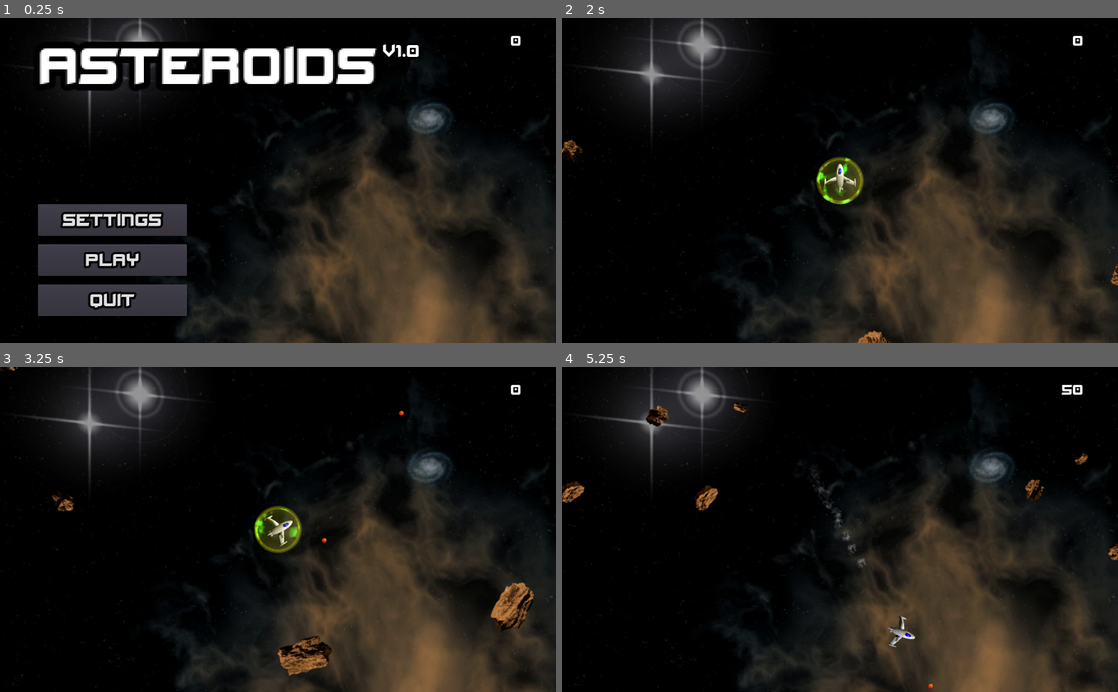
Above: before the commit, frames 1-4 (two rows, left to right).
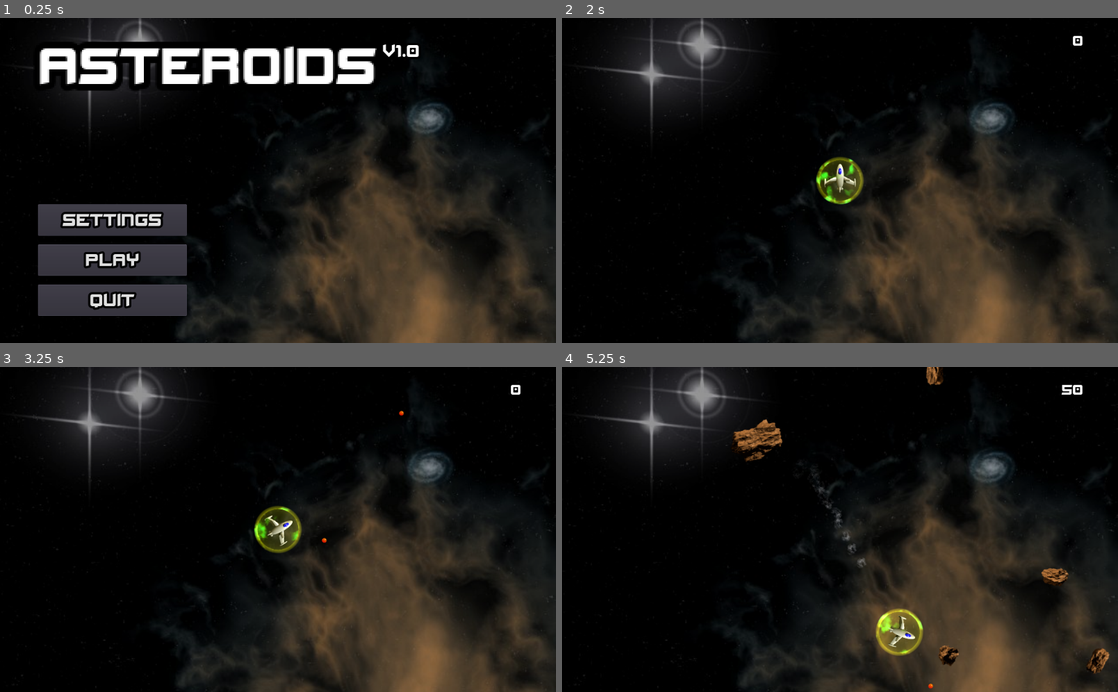
Above: after the commit, the same moments.

Repository: odahoda/asteroids
Game: Godot game, scene res://game.tscn
Same seed, same stepped clock (60 frames per second), same inputs: the game is played once before the commit and once after it.
Inputs:
- Up to frame 1 (0.25 s): no input
- Up to frame 2 (2 s): click "Settings" at 0.5 s; click "Play" at 1.25 s
- Up to frame 3 (3.25 s): tap Enter (ui_accept) at 2, 2.27, 3.02 s; hold Right (ui_right) 2.03-2.78 s; hold Left (ui_left) from 2.78 s (still down)
- Up to frame 4 (5.25 s): release Left (ui_left) at 3.53 s; hold Right (ui_right) 3.53-4.28 s; hold Up (ui_up) 4.28-5.03 s; tap Enter (ui_accept) at 4.52 s; hold Left (ui_left) from 5.03 s (still down)

The runs differ from the first frame. In frame 1, less than 0.1% of the frame differs, in the area x 91-94%, y 5-9%; in frame 2, 0.6%; in frame 3, 1.7%; in frame 4, 3.0%, in the area x 0-100%, y 0-95%.

Commit message:
Dynamically instantiate main_menu and level objects.

Diff:
--- a/game.gd
+++ b/game.gd
@@ -1,46 +1,44 @@
 extends Node2D
 
-var game_state = 'menu'
-var next_state = null
-onready var main_menu = $HUD/main_menu
-onready var level = $level
-onready var animations = $animations
+var level_scene = preload("res://level.tscn")
+var level = null
+var main_menu_scene = preload("res://main_menu.tscn")
+var main_menu = null
 
 func _ready() -> void:
 	randomize()
-	main_menu.connect('quit_pressed', self, 'quit_game')
-	main_menu.connect('play_pressed', self, 'start_level')
-	level.connect('finished', self, 'level_finished')
-	animations.connect('animation_finished', self, 'animation_finished')
-
 	set_state('menu')
 
 func set_state(state: String) -> void:
-	game_state = state
 	if state == 'menu':
-		main_menu.visible = true
-		level.visible = false
+		main_menu = main_menu_scene.instance()
+		main_menu.connect('quit_pressed', self, 'quit_game')
+		main_menu.connect('play_pressed', self, 'start_level')
+		add_child(main_menu)
+
 	elif state == 'play':
-		main_menu.visible = false
-		level.visible = true
+		main_menu.queue_free()
+		main_menu = null
+
+		level = level_scene.instance()
+		level.connect('finished', self, 'level_finished')
+		add_child(level)
+
 	elif state == 'quit':
-		main_menu.visible = false
-		level.visible = false
+		main_menu.queue_free()
+		main_menu = null
 		get_tree().quit()
+
 	else:
 		print("huh?")
 
-func animation_finished(anim) -> void:
-	animations.seek(0, true)
-	set_state(next_state)
-
 func quit_game() -> void:
-	next_state = 'quit'
-	animations.play('menu_out')
+	main_menu.fade_out(self, 'set_state', ['quit'])
 
 func start_level() -> void:
-	next_state = 'play'
-	animations.play('menu_out')
+	main_menu.fade_out(self, 'set_state', ['play'])
 
 func level_finished() -> void:
+	level.queue_free()
+	level = null
 	set_state('menu')
--- a/game.tscn
+++ b/game.tscn
@@ -1,25 +1,7 @@
-[gd_scene load_steps=6 format=2]
+[gd_scene load_steps=3 format=2]
 
 [ext_resource path="res://game.gd" type="Script" id=1]
-[ext_resource path="res://level.tscn" type="PackedScene" id=2]
 [ext_resource path="res://assets/background.jpeg" type="Texture" id=3]
-[ext_resource path="res://main_menu.tscn" type="PackedScene" id=5]
-
-[sub_resource type="Animation" id=1]
-resource_name = "menu_out"
-length = 0.5
-tracks/0/type = "value"
-tracks/0/path = NodePath("HUD/main_menu:modulate")
-tracks/0/interp = 1
-tracks/0/loop_wrap = true
-tracks/0/imported = false
-tracks/0/enabled = true
-tracks/0/keys = {
-"times": PoolRealArray( 0, 0.5 ),
-"transitions": PoolRealArray( 1, 1 ),
-"update": 0,
-"values": [ Color( 1, 1, 1, 1 ), Color( 1, 1, 1, 0 ) ]
-}
 
 [node name="Node2D" type="Node2D"]
 script = ExtResource( 1 )
@@ -30,13 +12,3 @@
 scale = Vector2( 1.6125, 1.6125 )
 texture = ExtResource( 3 )
 centered = false
-
-[node name="animations" type="AnimationPlayer" parent="."]
-anims/menu_out = SubResource( 1 )
-
-[node name="HUD" type="CanvasLayer" parent="."]
-
-[node name="main_menu" parent="HUD" instance=ExtResource( 5 )]
-
-[node name="level" parent="." instance=ExtResource( 2 )]
-visible = false
--- a/main_menu.gd
+++ b/main_menu.gd
@@ -1,13 +1,17 @@
-extends Control
+extends CanvasLayer
 
 signal quit_pressed
 signal settings_pressed
 signal play_pressed
+onready var quit_button = $controls/buttons/quit
+onready var play_button = $controls/buttons/play
+onready var settings_button = $controls/buttons/settings
 
 func _ready() -> void:
-	$buttons/quit.connect('button_up', self, '__quit_pressed')
-	$buttons/play.connect('button_up', self, '__play_pressed')
-	$buttons/settings.connect('button_up', self, '__settings_pressed')
+	quit_button.connect('button_up', self, '__quit_pressed')
+	play_button.connect('button_up', self, '__play_pressed')
+	settings_button.connect('button_up', self, '__settings_pressed')
+	$animations.play('fade_in')
 
 func __quit_pressed() -> void:
 	emit_signal('quit_pressed')
@@ -17,3 +21,10 @@
 
 func __settings_pressed() -> void:
 	emit_signal('settings_pressed')
+
+func fade_out(cb_obj, cb_func, cb_args=[]) -> void:
+	$animations.play('fade_out')
+	$animations.connect('animation_finished', self, '__fade_out_finished', [cb_obj, cb_func, cb_args], CONNECT_ONESHOT)
+
+func __fade_out_finished(_anim, cb_obj, cb_func, cb_args) -> void:
+	cb_obj.callv(cb_func, cb_args)
--- a/main_menu.tscn
+++ b/main_menu.tscn
@@ -1,29 +1,64 @@
-[gd_scene load_steps=8 format=2]
+[gd_scene load_steps=10 format=2]
 
 [ext_resource path="res://gui_theme.tres" type="Theme" id=1]
 [ext_resource path="res://credits.gd" type="Script" id=2]
 [ext_resource path="res://assets/stellarkombat.ttf" type="DynamicFontData" id=3]
 [ext_resource path="res://main_menu.gd" type="Script" id=4]
 
+[sub_resource type="CanvasItemMaterial" id=1]
+
 [sub_resource type="CanvasItemMaterial" id=2]
 
-[sub_resource type="CanvasItemMaterial" id=3]
-
-[sub_resource type="DynamicFont" id=1]
+[sub_resource type="DynamicFont" id=3]
 outline_size = 1
 outline_color = Color( 0, 0, 0, 1 )
 font_data = ExtResource( 3 )
 
-[node name="main_menu" type="Control"]
+[sub_resource type="Animation" id=5]
+resource_name = "fade_in"
+length = 0.25
+step = 0.05
+tracks/0/type = "value"
+tracks/0/path = NodePath("controls:modulate")
+tracks/0/interp = 1
+tracks/0/loop_wrap = true
+tracks/0/imported = false
+tracks/0/enabled = true
+tracks/0/keys = {
+"times": PoolRealArray( 0, 0.25 ),
+"transitions": PoolRealArray( 1, 1 ),
+"update": 0,
+"values": [ Color( 1, 1, 1, 0 ), Color( 1, 1, 1, 1 ) ]
+}
+
+[sub_resource type="Animation" id=4]
+resource_name = "fade_out"
+length = 0.5
+tracks/0/type = "value"
+tracks/0/path = NodePath("controls:modulate")
+tracks/0/interp = 1
+tracks/0/loop_wrap = true
+tracks/0/imported = false
+tracks/0/enabled = true
+tracks/0/keys = {
+"times": PoolRealArray( 0, 0.5 ),
+"transitions": PoolRealArray( 1, 1 ),
+"update": 0,
+"values": [ Color( 1, 1, 1, 1 ), Color( 1, 1, 1, 0 ) ]
+}
+
+[node name="main_menu" type="CanvasLayer"]
+script = ExtResource( 4 )
+
+[node name="controls" type="Control" parent="."]
 anchor_right = 1.0
 anchor_bottom = 1.0
 theme = ExtResource( 1 )
-script = ExtResource( 4 )
 __meta__ = {
 "_edit_use_anchors_": false
 }
 
-[node name="buttons" type="VBoxContainer" parent="."]
+[node name="buttons" type="VBoxContainer" parent="controls"]
 anchor_top = 1.0
 anchor_bottom = 1.0
 margin_left = 70.0
@@ -35,27 +70,27 @@
 "_edit_use_anchors_": false
 }
 
-[node name="settings" type="Button" parent="buttons"]
+[node name="settings" type="Button" parent="controls/buttons"]
 margin_right = 274.0
 margin_bottom = 58.0
 size_flags_vertical = 3
 text = "Settings"
 
-[node name="play" type="Button" parent="buttons"]
+[node name="play" type="Button" parent="controls/buttons"]
 margin_top = 74.0
 margin_right = 274.0
 margin_bottom = 132.0
 size_flags_vertical = 3
 text = "Play"
 
-[node name="quit" type="Button" parent="buttons"]
+[node name="quit" type="Button" parent="controls/buttons"]
 margin_top = 148.0
 margin_right = 274.0
 margin_bottom = 206.0
 size_flags_vertical = 3
 text = "Quit"
 
-[node name="title" type="Label" parent="."]
+[node name="title" type="Label" parent="controls"]
 margin_left = 70.0
 margin_top = 50.0
 margin_right = 278.0
@@ -66,7 +101,7 @@
 "_edit_use_anchors_": false
 }
 
-[node name="version" type="Label" parent="."]
+[node name="version" type="Label" parent="controls"]
 margin_left = 704.0
 margin_top = 48.0
 margin_right = 773.0
@@ -76,8 +111,8 @@
 "_edit_use_anchors_": false
 }
 
-[node name="credits" type="Container" parent="."]
-material = SubResource( 2 )
+[node name="credits" type="Container" parent="controls"]
+material = SubResource( 1 )
 anchor_left = 1.0
 anchor_right = 1.0
 anchor_bottom = 1.0
@@ -92,14 +127,14 @@
 "_edit_use_anchors_": false
 }
 
-[node name="text" type="RichTextLabel" parent="credits"]
-material = SubResource( 3 )
+[node name="text" type="RichTextLabel" parent="controls/credits"]
+material = SubResource( 2 )
 margin_top = 1.52588e-05
 margin_right = 380.0
 margin_bottom = 100.0
 rect_clip_content = false
 size_flags_horizontal = 3
-custom_fonts/normal_font = SubResource( 1 )
+custom_fonts/normal_font = SubResource( 3 )
 bbcode_enabled = true
 bbcode_text = "[center]Credits go here
 "
@@ -110,3 +145,7 @@
 __meta__ = {
 "_edit_use_anchors_": false
 }
+
+[node name="animations" type="AnimationPlayer" parent="."]
+anims/fade_in = SubResource( 5 )
+anims/fade_out = SubResource( 4 )
Not shown: 3 places in level.tscn that only renumber resources
